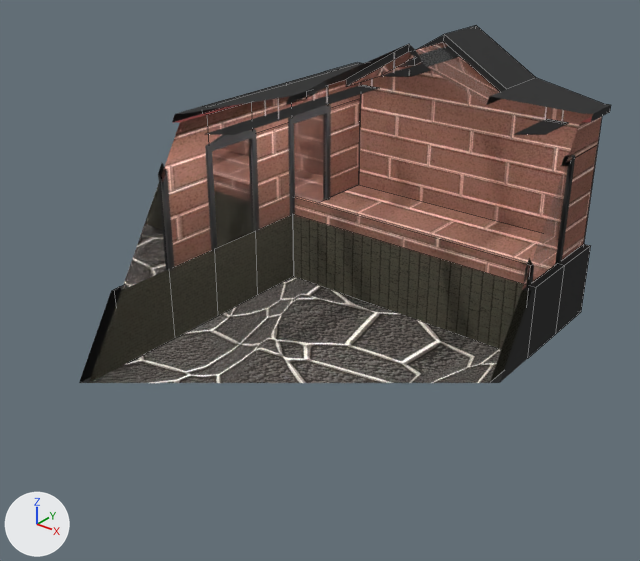
What one commit did to the Blender file 01-Models/fabrik_innen.blend.
Camera for both pictures: a camera (50 mm lens) standing at (40.3, -45.6, 39.3) and looking at (-0.7, 5.7, 7.5). Every picture has the same lights, and +X, +Y and +Z are marked at lower left. Mesh edges are drawn as thin lines on the coarser meshes. Everything nearer to the camera than a plane just in front of the edit is cut away.

The first picture shows 'Fenster', 'Gebäude', 'Lampe'.
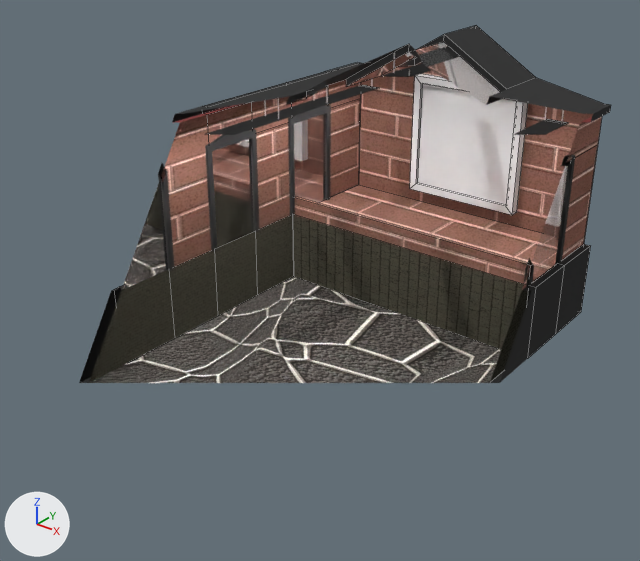
Patch to the scene script:
```diff
--- a/01-Models/fabrik_innen.blend.py
+++ b/01-Models/fabrik_innen.blend.py
@@ mat_rahmen @@
+mat_rahmen = diffuse_material('rahmen')
+mat_rahmen.base_color = (0.8, 0.8, 0.8)  # white #e7e7e7
@@ mat_bild @@
+mat_bild = diffuse_material('bild')
+mat_bild.base_color = (0.8, 0.8, 0.8)  # white #e7e7e7
@@ me_cube_001 @@
+me_cube_001.from_pydata([(-1.0, -1.0, -1.0), (-1.0, -1.0, 1.0), (-1.0, 1.0, -1.0), (-1.0, 1.0, 1.0), (1.0, -1.0, -1.0), (1.0, -1.0, 1.0), (1.0, 1.0, -1.0), (1.0, 1.0, 1.0), (1.0, 0.87, 0.87), (1.0, 0.87, -0.87), (1.0, -0.87, 0.87), (1.0, -0.87, -0.87), (0.42, 0.87, 0.87), (0.42, 0.87, -0.87), (0.42, -0.87, 0.87), (0.42, -0.87, -0.87)], [], [(1, 3, 2, 0), (3, 7, 6, 2), (5, 4, 11, 10), (5, 1, 0, 4), (0, 2, 6, 4), (5, 7, 3, 1), (11, 9, 13, 15), (4, 6, 9, 11), (7, 5, 10, 8), (6, 7, 8, 9), (12, 14, 15, 13), (8, 10, 14, 12), (10, 11, 15, 14), (9, 8, 12, 13)])
+for i in [10]: me_cube_001.polygons[i].material_index = 1
+me_cube_001.materials.append(mat_rahmen)  # its picture is missing
+me_cube_001.materials.append(mat_bild)  # its picture is missing
@@ col_bilderrahmen @@
+col_bilderrahmen = bpy.data.collections.new('bilderrahmen')
+col_bilderrahmen.objects.link(ob_bilderrahmen_001)
@@ ob_bilderrahmen_001 @@
+ob_bilderrahmen_001 = bpy.data.objects.new('bilderrahmen.001', me_cube_001)
+ob_bilderrahmen_001.location = (0.158, 0.00959, 3.326)
+ob_bilderrahmen_001.scale = (0.269, 3.3, 3.3)
@@ ob_bilderrahmen @@
+ob_bilderrahmen = bpy.data.objects.new('bilderrahmen', None)
+ob_bilderrahmen.location = (-0.53, 28.21, 8.02)
+ob_bilderrahmen.rotation_euler = (0.0, 0.0, -1.571)  # degrees (0, 0, -90)
+ob_bilderrahmen.scale = (1.77, 1.77, 1.77)
+ob_bilderrahmen.show_instancer_for_render = False
+ob_bilderrahmen.instance_type = 'COLLECTION'
+ob_bilderrahmen.instance_collection = col_bilderrahmen
```

What differs and where, as boxes (x1, y1, x2, y2) in the pictures (640 x 561 px):
'bilderrahmen', added
    after: (410, 74, 528, 215)
